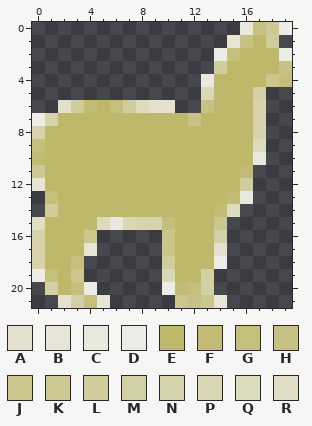
Two states of a pixel-art sprite, root/static/images/Alpaca_klein_gruen.png. The picture above was drawn from the file before the commit.
The file is 20x22 pixels.
Palette (. is transparent): A #e3e1ce  B #e6e5d6  C #e9e8de  D #ecece6  E #beb86b  F #c1bb73  G #c4bf7b  H #c7c284  J #cac68c  K #cdc994  L #d0cd9c  M #d4d0a5  N #d7d4ad  P #dad7b5  Q #dddbbd  R #e0dec5
Pixels before, first column x 0:
 0 ................CHKD
 1 ...............BHEL.
 2 ..............DGEEED
 3 ..............LEEEEH
 4 .............CEEEEJG
 5 .............PEEEM..
 6 ..ALFEGLQAA..HEEEN..
 7 DNEEEEEEEEEEHEEEEN..
 8 NEEEEEEEEEEEEEEEEN..
 9 GEEEEEEEEEEEEEEEEQ..
10 FEEEEEEEEEEEEEEEEC..
11 KEEEEEEEEEEEEEEEF...
12 BEEEEEEEEEEEEEEEL...
13 .GEEEEEEEEEEEEEFC...
14 .LEEEEEEEEEEEEFQ....
15 REEEEQCPNNGEEEJ.....
16 NEEEJ.....JEEEM.....
17 NEEEB.....JEEEA.....
18 NEEG......LEEED.....
19 DGEJ......PEEM......
20 .MEGD.....DFGM......
21 ..AMGB.....JHJB.....
After the commit:
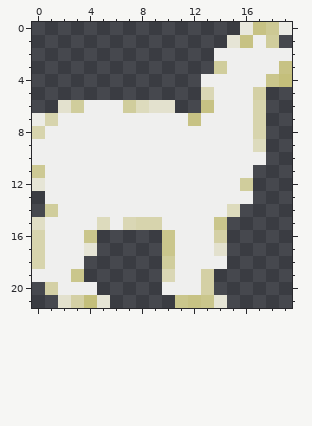
The exact change:
colour E: #beb86b -> #efefee
y 2: x 14..15 DG -> EE; x 19 D -> E
y 4: x 13 C -> E
y 6: x 4 F -> E; x 6 G -> E
y 9: x 0 G -> E
y 10: x 0 F -> E; x 17 C -> E
y 11: x 16 F -> E
y 13: x 1 G -> E; x 15..16 FC -> EE
y 14: x 14 F -> E
y 15: x 6 C -> E; x 10 G -> E
y 18: x 3 G -> E; x 14 D -> E
y 19: x 0..1 DG -> EE
y 20: x 3..4 GD -> EE; x 10..12 DFG -> EEE
